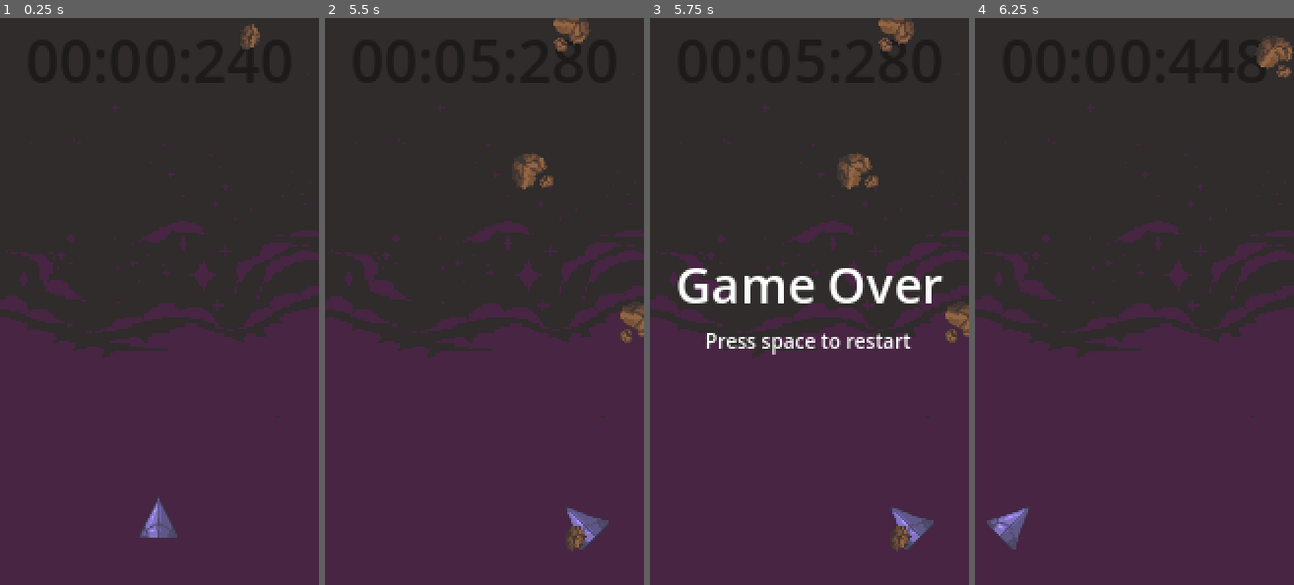
Above: before the commit, frames 1-4 (left to right).
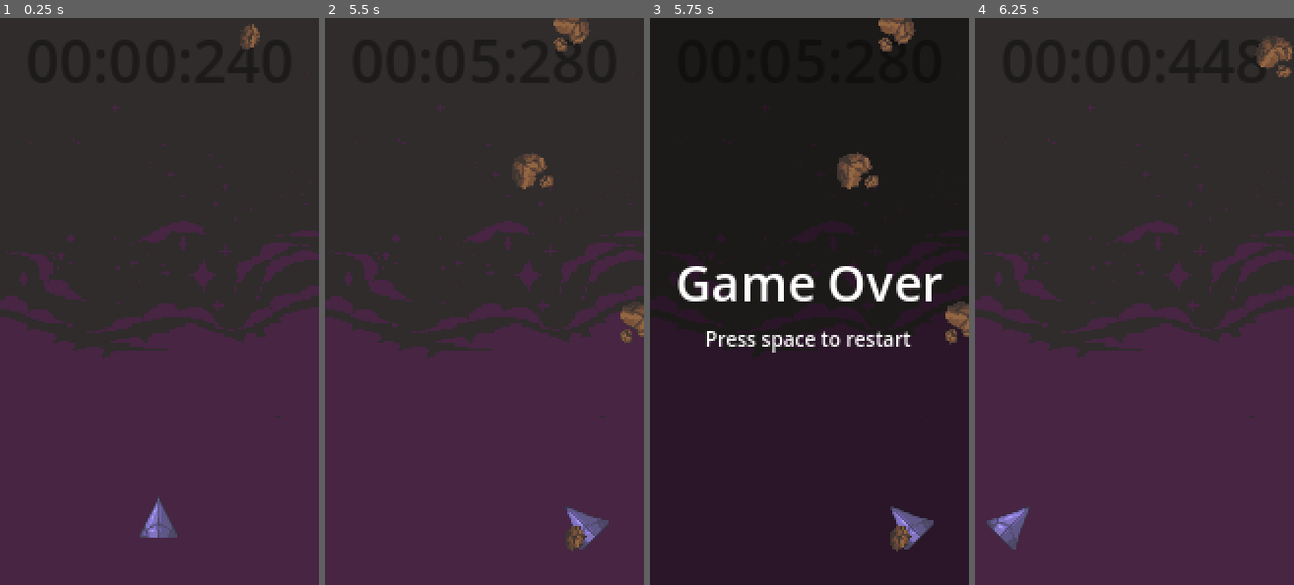
Above: after the commit, the same moments.

Repository: Dokkae6949/MidAir
Game: Godot game, scene res://scenes/main.tscn
Same seed, same stepped clock (60 frames per second), same inputs: the game is played once before the commit and once after it.
Inputs:
- Up to frame 1 (0.25 s): no input
- Up to frame 2 (5.5 s): hold D (player_move_right) 0.53-1.28 s; tap Space at 0.77, 1.52, 3.02, 3.77, 4.52 s; hold A (player_move_left) 1.28-2.03 s; hold D (player_move_right) 2.03-3.53 s; hold A (player_move_left) from 3.53 s (still down)
- Up to frame 3 (5.75 s): keep holding A (player_move_left)
- Up to frame 4 (6.25 s): tap Space at 5.75, 6.02 s; release A (player_move_left) at 5.78 s; hold D (player_move_right) from 5.78 s (still down)

Frames 1-2 are identical in both runs. In frame 3, 49% of the frame differs, in the area x 0-100%, y 9-100%; in frame 4, nothing differs.

Commit message:
Darken background in game over screen

Diff:
--- a/scenes/main.tscn
+++ b/scenes/main.tscn
@@ -32,15 +32,21 @@
 horizontal_alignment = 1
 vertical_alignment = 1
 
-[node name="GameOver" type="VBoxContainer" parent="CanvasLayer"]
-anchors_preset = 14
-anchor_top = 0.5
+[node name="GameOverBackground" type="ColorRect" parent="CanvasLayer"]
+anchors_preset = 15
 anchor_right = 1.0
-anchor_bottom = 0.5
-offset_top = -11.5
-offset_bottom = 11.5
+anchor_bottom = 1.0
 grow_horizontal = 2
 grow_vertical = 2
+color = Color(0, 0, 0, 0.407843)
+
+[node name="GameOver" type="VBoxContainer" parent="CanvasLayer"]
+anchors_preset = 15
+anchor_right = 1.0
+anchor_bottom = 1.0
+grow_horizontal = 2
+grow_vertical = 2
+alignment = 1
 
 [node name="GameOver" type="Label" parent="CanvasLayer/GameOver"]
 layout_mode = 2
--- a/scripts/main.gd
+++ b/scripts/main.gd
@@ -4,6 +4,8 @@
 @onready var player: Area2D = $Player
 @onready var time_score: Label = $CanvasLayer/TimeScore
 @onready var game_over: VBoxContainer = $CanvasLayer/GameOver
+@onready var game_over_background: ColorRect = $CanvasLayer/GameOverBackground
+
 
 var _game_over: bool = false
 var _time_score: int = 0
@@ -11,6 +13,7 @@
 
 func _ready() -> void:
 	game_over.hide()
+	game_over_background.hide()
 
 	player.position.x = get_viewport_rect().size.x / 2
 	player.position.y = get_viewport_rect().size.y - get_viewport_rect().size.y / 10
@@ -40,5 +43,6 @@
 func _on_player_hit(player: Player, other: Node2D) -> void:
 	_game_over = true
 	game_over.show()
+	game_over_background.show()
 
 	SignalBus.game_over.emit()
